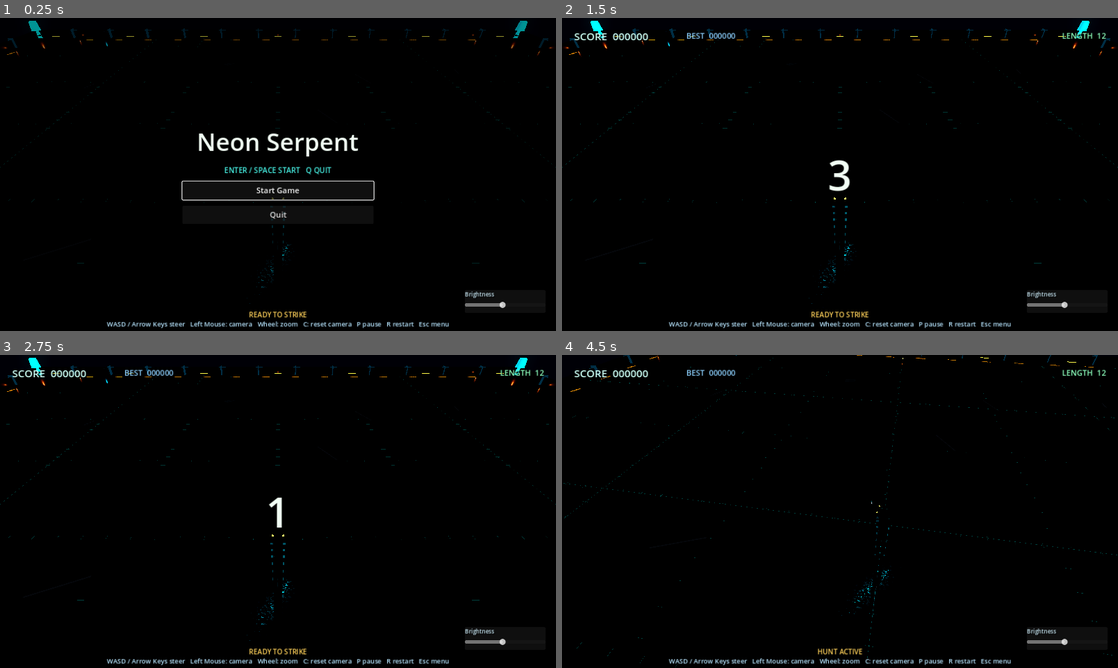
Above: before the commit, frames 1-4 (two rows, left to right).
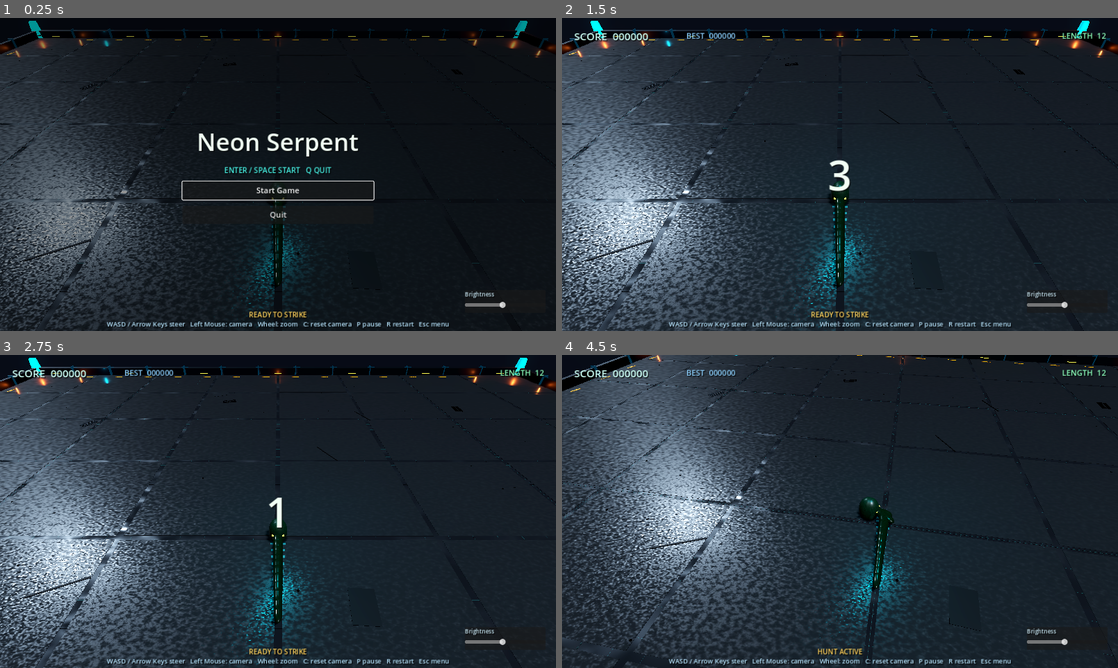
Above: after the commit, the same moments.

Repository: Ken8675309/snake_2026
Game: Godot game, scene res://scenes/Main.tscn
Same seed, same stepped clock (60 frames per second), same inputs: the game is played once before the commit and once after it.
Inputs (mouse positions are in pixels of both pictures, inside the frame that each line leads up to):
- Up to frame 1 (0.25 s): no input
- Up to frame 2 (1.5 s): click "Start Game" at 0.5 s; tap Enter (menu_accept) at 1.25 s; move the mouse to (962, 158) at 1.27 s; hold D (move_right) from 1.28 s (still down); hold C from 1.28 s (still down); click (962, 158) at 1.42 s
- Up to frame 3 (2.75 s): release D (move_right) at 2 s; release C at 2 s; tap R (restart) at 2 s; drag from (166, 527) to (250, 574) at 2.02 s
- Up to frame 4 (4.5 s): move the mouse to (895, 442) at 2.77 s; hold D (move_right) 2.78-3.5 s; hold C 2.78-3.5 s; tap Enter (menu_accept) at 3.5 s; drag from (812, 574) to (673, 464) at 3.52 s; tap R (restart) at 4.25 s; move the mouse to (1006, 558) at 4.27 s; hold A (move_left) from 4.28 s (still down); hold C from 4.28 s (still down)

The runs differ from the first frame. In frame 1, 48% of the frame differs, in the area x 0-100%, y 3-100%; in frame 2, 91%; in frame 3, 91%; in frame 4, 95%, in the area x 0-100%, y 0-100%.

Commit message:
Improve scene lighting: brighter base materials, added ambient/fill light, reduced emissive reliance, improved overall visibility

Diff:
--- a/scripts/arena_builder.gd
+++ b/scripts/arena_builder.gd
@@ -52,9 +52,9 @@
 	default_brightness = clampf(value, 0.5, 2.0)
 	if _environment == null:
 		return
-	_environment.tonemap_exposure = 1.2 * default_brightness
-	_environment.ambient_light_energy = 0.34 * default_brightness
-	_environment.glow_intensity = 0.34 + default_brightness * 0.18
+	_environment.tonemap_exposure = 1.32 * default_brightness
+	_environment.ambient_light_energy = 0.52 * default_brightness
+	_environment.glow_intensity = 0.26 + default_brightness * 0.14
 
 
 func _clear_children() -> void:
@@ -64,38 +64,38 @@
 
 func _build_materials() -> void:
 	floor_material = StandardMaterial3D.new()
-	floor_material.albedo_color = Color(0.024, 0.026, 0.029, 1.0)
-	floor_material.metallic = 0.9
-	floor_material.roughness = 0.13
+	floor_material.albedo_color = Color(0.16, 0.17, 0.18, 1.0)
+	floor_material.metallic = 0.58
+	floor_material.roughness = 0.58
 	floor_material.emission_enabled = true
-	floor_material.emission = Color(0.006, 0.008, 0.011)
-	floor_material.emission_energy_multiplier = 0.12
+	floor_material.emission = Color(0.012, 0.014, 0.017)
+	floor_material.emission_energy_multiplier = 0.05
 	floor_material.normal_enabled = true
-	floor_material.normal_scale = 0.22
-	floor_material.normal_texture = _make_noise_texture(0.18, 5)
-	floor_material.roughness_texture = _make_noise_texture(0.075, 6)
+	floor_material.normal_scale = 0.18
+	floor_material.normal_texture = _make_noise_texture(0.16, 5)
+	floor_material.roughness_texture = _make_noise_texture(0.12, 6)
 
 	floor_plate_material = StandardMaterial3D.new()
-	floor_plate_material.albedo_color = Color(0.036, 0.039, 0.043, 1.0)
-	floor_plate_material.metallic = 0.86
-	floor_plate_material.roughness = 0.18
+	floor_plate_material.albedo_color = Color(0.2, 0.205, 0.21, 1.0)
+	floor_plate_material.metallic = 0.62
+	floor_plate_material.roughness = 0.48
 	floor_plate_material.normal_enabled = true
 	floor_plate_material.normal_scale = 0.18
 	floor_plate_material.normal_texture = _make_noise_texture(0.28, 4)
 	floor_plate_material.roughness_texture = _make_noise_texture(0.12, 5)
 
 	panel_line_material = StandardMaterial3D.new()
-	panel_line_material.albedo_color = Color(0.003, 0.004, 0.006, 1.0)
-	panel_line_material.metallic = 0.65
-	panel_line_material.roughness = 0.28
+	panel_line_material.albedo_color = Color(0.055, 0.06, 0.066, 1.0)
+	panel_line_material.metallic = 0.45
+	panel_line_material.roughness = 0.62
 	panel_line_material.emission_enabled = true
 	panel_line_material.emission = Color(0.0, 0.01, 0.014)
 	panel_line_material.emission_energy_multiplier = 0.08
 
 	rail_material = StandardMaterial3D.new()
-	rail_material.albedo_color = Color(0.009, 0.011, 0.014, 1.0)
-	rail_material.metallic = 0.88
-	rail_material.roughness = 0.2
+	rail_material.albedo_color = Color(0.105, 0.115, 0.125, 1.0)
+	rail_material.metallic = 0.62
+	rail_material.roughness = 0.42
 	rail_material.emission_enabled = true
 	rail_material.emission = Color(0.0, 0.035, 0.052)
 	rail_material.emission_energy_multiplier = 0.16
@@ -104,10 +104,10 @@
 	rail_material.normal_texture = _make_noise_texture(0.2, 4)
 
 	grid_material = StandardMaterial3D.new()
-	grid_material.albedo_color = Color(0.0, 0.58, 0.52, 0.3)
+	grid_material.albedo_color = Color(0.0, 0.44, 0.4, 0.24)
 	grid_material.emission_enabled = true
-	grid_material.emission = Color(0.0, 0.58, 0.5)
-	grid_material.emission_energy_multiplier = 0.42
+	grid_material.emission = Color(0.0, 0.46, 0.42)
+	grid_material.emission_energy_multiplier = 0.32
 	grid_material.transparency = BaseMaterial3D.TRANSPARENCY_ALPHA
 	grid_material.blend_mode = BaseMaterial3D.BLEND_MODE_ADD
 
@@ -120,9 +120,9 @@
 	accent_material.roughness = 0.18
 
 	dark_accent_material = StandardMaterial3D.new()
-	dark_accent_material.albedo_color = Color(0.02, 0.035, 0.05, 1.0)
+	dark_accent_material.albedo_color = Color(0.075, 0.088, 0.1, 1.0)
 	dark_accent_material.metallic = 0.7
-	dark_accent_material.roughness = 0.18
+	dark_accent_material.roughness = 0.4
 	dark_accent_material.emission_enabled = true
 	dark_accent_material.emission = Color(0.0, 0.2, 0.28)
 	dark_accent_material.emission_energy_multiplier = 0.7
@@ -142,7 +142,7 @@
 	hazard_material.emission_energy_multiplier = 0.15
 
 	rubber_material = StandardMaterial3D.new()
-	rubber_material.albedo_color = Color(0.006, 0.006, 0.007, 1.0)
+	rubber_material.albedo_color = Color(0.035, 0.036, 0.038, 1.0)
 	rubber_material.roughness = 0.58
 
 	bolt_material = StandardMaterial3D.new()
@@ -151,9 +151,9 @@
 	bolt_material.roughness = 0.16
 
 	vent_material = StandardMaterial3D.new()
-	vent_material.albedo_color = Color(0.006, 0.008, 0.01, 1.0)
+	vent_material.albedo_color = Color(0.055, 0.064, 0.074, 1.0)
 	vent_material.metallic = 0.82
-	vent_material.roughness = 0.26
+	vent_material.roughness = 0.46
 
 
 func _build_environment() -> void:
@@ -161,20 +161,20 @@
 	environment.name = "CinematicEnvironment"
 	var env := Environment.new()
 	env.background_mode = Environment.BG_COLOR
-	env.background_color = Color(0.004, 0.006, 0.011)
+	env.background_color = Color(0.012, 0.015, 0.022)
 	env.ambient_light_source = Environment.AMBIENT_SOURCE_COLOR
-	env.ambient_light_color = Color(0.045, 0.052, 0.062)
-	env.ambient_light_energy = 0.34
+	env.ambient_light_color = Color(0.115, 0.13, 0.145)
+	env.ambient_light_energy = 0.52
 	env.tonemap_mode = Environment.TONE_MAPPER_FILMIC
-	env.tonemap_exposure = 1.2
-	env.tonemap_white = 1.22
+	env.tonemap_exposure = 1.32
+	env.tonemap_white = 1.45
 	env.glow_enabled = true
 	env.glow_intensity = 0.5
 	env.glow_strength = 0.95
 	env.glow_bloom = 0.18
 	env.ssao_enabled = true
 	env.ssao_radius = 3.0
-	env.ssao_intensity = 1.55
+	env.ssao_intensity = 0.95
 	_environment = env
 	set_brightness(default_brightness)
 	environment.environment = env
@@ -272,8 +272,8 @@
 	var key := DirectionalLight3D.new()
 	key.name = "KeyLight"
 	key.rotation_degrees = Vector3(-58.0, 35.0, 0.0)
-	key.light_energy = 0.58
-	key.light_color = Color(0.78, 0.84, 0.95)
+	key.light_energy = 0.74
+	key.light_color = Color(0.84, 0.88, 0.94)
 	key.shadow_enabled = true
 	add_child(key)
 
@@ -281,9 +281,17 @@
 	fill.name = "CenterNeonFill"
 	fill.position = Vector3(0.0, 8.0, 0.0)
 	fill.light_color = Color(0.0, 0.82, 0.95)
-	fill.light_energy = 0.95
-	fill.omni_range = arena_half_extent * 0.65
+	fill.light_energy = 1.15
+	fill.omni_range = arena_half_extent * 0.85
 	add_child(fill)
+
+	var soft_fill := DirectionalLight3D.new()
+	soft_fill.name = "SoftReadabilityFill"
+	soft_fill.rotation_degrees = Vector3(-38.0, -135.0, 0.0)
+	soft_fill.light_color = Color(0.62, 0.72, 0.82)
+	soft_fill.light_energy = 0.22
+	soft_fill.shadow_enabled = false
+	add_child(soft_fill)
 
 	for i in range(4):
 		var light := OmniLight3D.new()
--- a/scripts/snake_controller.gd
+++ b/scripts/snake_controller.gd
@@ -427,24 +427,24 @@
 
 func _build_materials() -> void:
 	_head_material = StandardMaterial3D.new()
-	_head_material.albedo_color = Color(0.025, 0.135, 0.092, 1.0)
+	_head_material.albedo_color = Color(0.085, 0.28, 0.18, 1.0)
 	_head_material.emission_enabled = true
-	_head_material.emission = Color(0.0, 0.055, 0.035)
-	_head_material.emission_energy_multiplier = 0.18
+	_head_material.emission = Color(0.0, 0.045, 0.026)
+	_head_material.emission_energy_multiplier = 0.1
 	_head_material.metallic = 0.05
-	_head_material.roughness = 0.11
+	_head_material.roughness = 0.36
 	_head_material.normal_enabled = true
 	_head_material.normal_scale = 0.16
 	_head_material.normal_texture = _make_skin_noise_texture(0.34, 4)
 	_head_material.albedo_texture = _make_skin_noise_texture(0.18, 5)
 
 	_body_material = StandardMaterial3D.new()
-	_body_material.albedo_color = Color(0.018, 0.095, 0.065, 1.0)
+	_body_material.albedo_color = Color(0.075, 0.22, 0.135, 1.0)
 	_body_material.emission_enabled = true
-	_body_material.emission = Color(0.0, 0.026, 0.018)
-	_body_material.emission_energy_multiplier = 0.08
+	_body_material.emission = Color(0.0, 0.022, 0.012)
+	_body_material.emission_energy_multiplier = 0.05
 	_body_material.metallic = 0.08
-	_body_material.roughness = 0.1
+	_body_material.roughness = 0.34
 	_body_material.normal_enabled = true
 	_body_material.normal_scale = 0.18
 	_body_material.normal_texture = _make_skin_noise_texture(0.42, 5)
@@ -452,7 +452,7 @@
 	_body_material.roughness_texture = _make_skin_noise_texture(0.22, 5)
 
 	_belly_material = StandardMaterial3D.new()
-	_belly_material.albedo_color = Color(0.08, 0.12, 0.085, 1.0)
+	_belly_material.albedo_color = Color(0.17, 0.22, 0.145, 1.0)
 	_belly_material.metallic = 0.02
 	_belly_material.roughness = 0.18
 	_belly_material.normal_enabled = true
@@ -460,7 +460,7 @@
 	_belly_material.normal_texture = _make_skin_noise_texture(0.5, 3)
 
 	_pattern_material = StandardMaterial3D.new()
-	_pattern_material.albedo_color = Color(0.004, 0.026, 0.018, 1.0)
+	_pattern_material.albedo_color = Color(0.018, 0.06, 0.035, 1.0)
 	_pattern_material.metallic = 0.04
 	_pattern_material.roughness = 0.16
 	_pattern_material.normal_enabled = true
@@ -500,8 +500,8 @@
 		_shield_visual.scale = Vector3.ONE * pulse
 
 	var boost_energy := 1.0 if speed_multiplier > 1.05 else 0.0
-	_head_material.emission_energy_multiplier = lerpf(_head_material.emission_energy_multiplier, 0.18 + boost_energy * 0.85, clampf(delta * 8.0, 0.0, 1.0))
-	_body_material.emission_energy_multiplier = lerpf(_body_material.emission_energy_multiplier, 0.08 + boost_energy * 0.42, clampf(delta * 8.0, 0.0, 1.0))
+	_head_material.emission_energy_multiplier = lerpf(_head_material.emission_energy_multiplier, 0.1 + boost_energy * 0.85, clampf(delta * 8.0, 0.0, 1.0))
+	_body_material.emission_energy_multiplier = lerpf(_body_material.emission_energy_multiplier, 0.05 + boost_energy * 0.42, clampf(delta * 8.0, 0.0, 1.0))
 
 
 func _make_skin_noise_texture(frequency: float, octaves: int) -> NoiseTexture2D:
